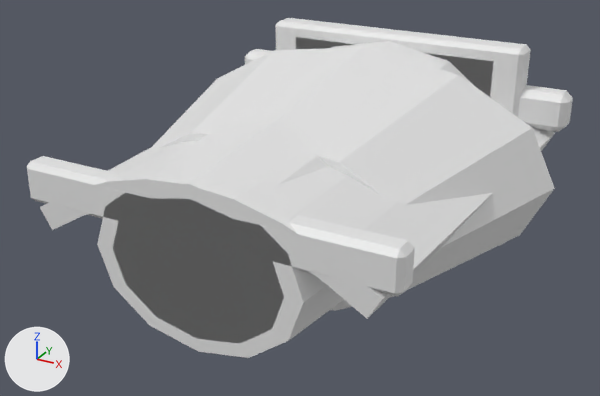
Before and after pictures for a commit that changed the glTF model godot/assets/armor16/armor_mk1_high.glb.
The view is the same before and after, from a 50 mm camera at (0.856, -1.634, 0.77) aimed at (-0.027, -0.028, -0.033). Every picture has the same lights, and +X, +Y and +Z are marked at lower left. The first picture is the older version. Where no turn or scale is listed for an object, it has been applied to the vertices. Vertices at exactly the same position are counted once.

The first picture shows 'Bracer', 'Chest', 'Greave', 'Pauldron'.
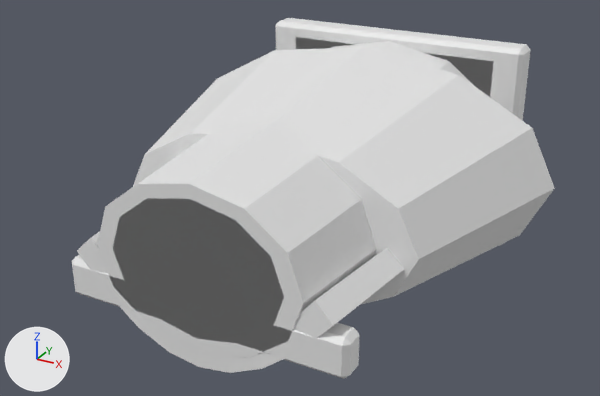
The newer file is also turned or shifted as a whole; pictures and numbers use the older file's frame.

Boxes [x1, y1, x2, y2] around the edits, measured in the pictures (600 x 396 px):
'Chest', reshaped: before [27, 49, 573, 319]; after [72, 231, 404, 379]

The change, as a diff of the scene's bpy script:
```diff
--- a/godot/assets/armor16/armor_mk1_high.glb.py
+++ b/godot/assets/armor16/armor_mk1_high.glb.py
@@ me_chest_001 @@
 # used by ob_chest; location = (0.0, 0.0, 0.0)
-me_chest_001.from_pydata(...)  # 138 vertices, 264 faces; spans x -0.48..0.48, y -0.5..0.507, z 0.001..0.18
+me_chest_001.from_pydata(...)  # 138 vertices, 264 faces; spans x -0.43..0.43, y -0.5..0.507, z -0.22..0.012
+# me_chest_001 part 1: 138 of 138 vertices moved; they spanned x -0.48..0.48, y -0.5..0.507, z 0.001..0.18 and now span x -0.43..0.43, y -0.5..0.507, z -0.22..0.012; mean shift (0.0, 0.0, -0.218)
 me_chest_001.materials.append(mat_padded_bronze_001)
```
